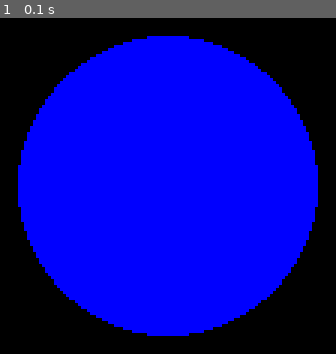
Above: before the commit, frame 1.
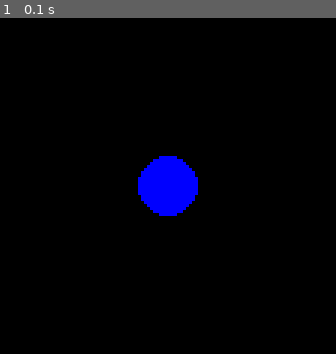
Above: after the commit, the same moment.

Repository: marcusshepp/pygames
Game: pygame game, started from foo/foo.py
Two runs of this game, one before a commit and one after it. Both use one fixed random seed, a clock stepped at 60 frames per second and the inputs below.
Inputs:
- Up to frame 1 (0.1 s): no input

The runs differ from the first frame. In frame 1, 60% of the frame differs, in the area x 5-95%, y 5-95%.

Commit message:
add galaga

Diff:
--- a/creature.py
+++ /dev/null
@@ -1,12 +0,0 @@
-import pygame
-
-
-class Creature:
-
-    def __init__(self, screen, color, location):
-        self.location = location
-        self.color = color
-        self.screen = screen
-
-    def draw(self):
-        pygame.draw.circle(self.screen, self.color, self.location, 50)
--- /dev/null
+++ b/foo/creature.py
@@ -0,0 +1,19 @@
+import pygame
+
+
+class Creature(pygame.sprite.Sprite):
+
+    def __init__(self, screen, color, location):
+        pygame.sprite.Sprite.__init__(self)
+        self.screen = pygame.display.get_surface()
+        self.area = self.screen.get_rect()
+        self.location = location
+        self.color = color
+        self.screen = screen
+
+    def draw(self):
+        pygame.draw.circle(self.screen, self.color, self.location, 10)
+
+    def update(self):
+        self.area.x += 1
+        self.area.y += 1
--- a/foo.py
+++ b/foo/foo.py
@@ -14,6 +14,7 @@
 running = True
 while running:
     running = utilities.check_for_quit()
+    c0.update()
     pygame.display.flip()
     clock.tick(60)
 pygame.quit()
Empty file added: foo/__init__.py
Renamed: utilities.py -> foo/utilities.py
